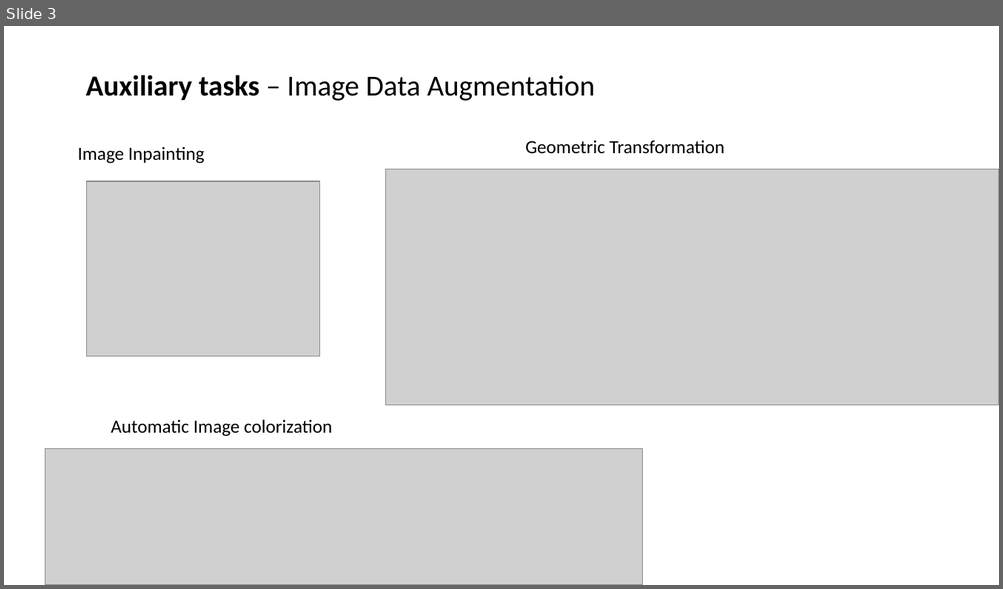
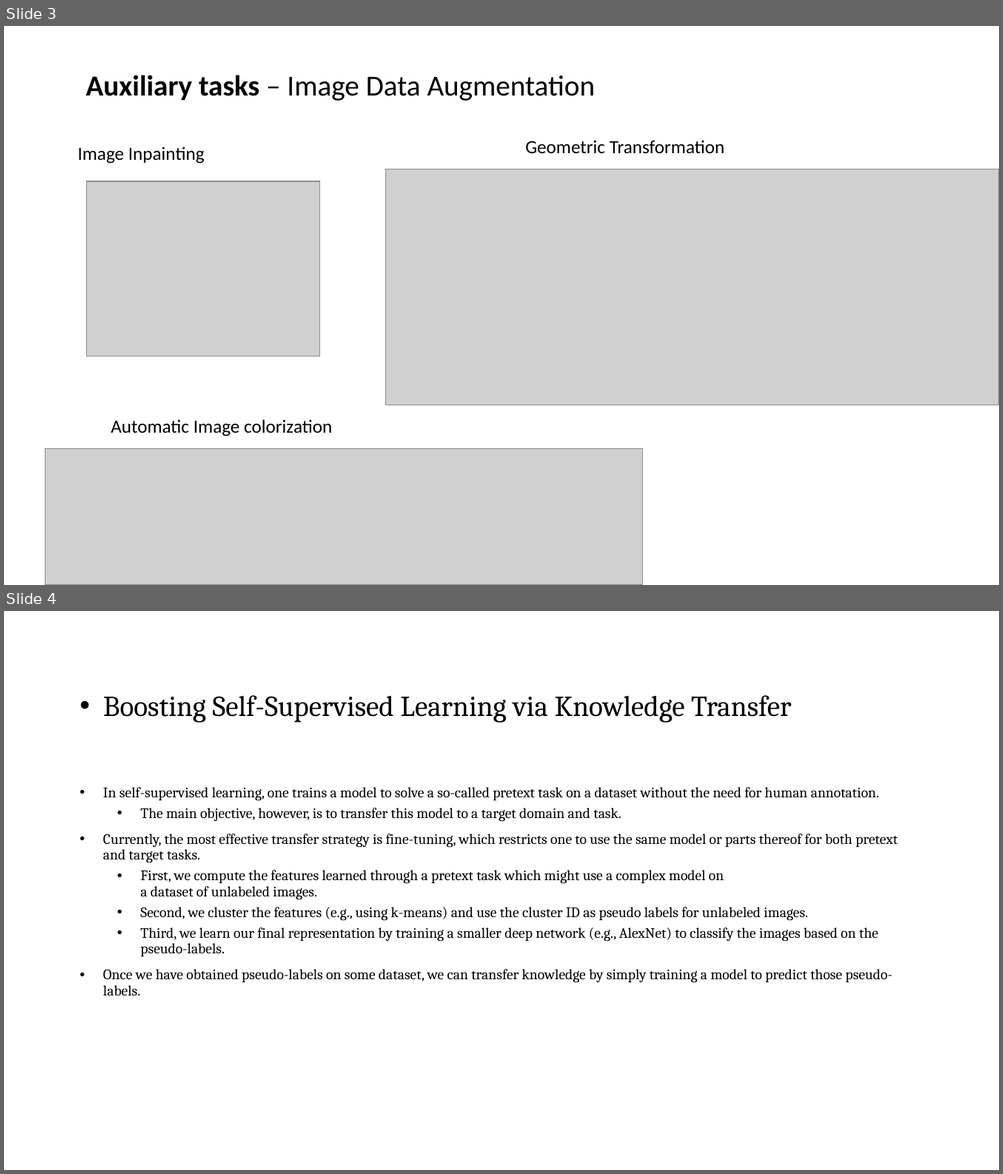
Before and after one commit to VarunBohara/Mini-Project-Documents, a slide deck: SSL1.pptx. Shown one above the other, each under a label of ours: slide 3 before the commit, slides 3 and 4 after it. The pictures are 1003x589 and 1003x1174 pixels, drawn with LibreOffice and Linux fonts; fonts in the diff are those of the drawing; grey boxes stand for pictures. Boxes give left, top, right and bottom in pixels: in the first picture for what was removed or moved away, otherwise in the second. Text is boxed around its words. In the diff, an @@ line names an element or a change of style, - is before the commit and + after.

```diff
--- a/SSL1.pptx
+++ b/SSL1.pptx
@@ slide 4 added at (4, 611, 999, 1170), background #FFFFFF @@
@@ text added at (103, 695, 897, 996), 14 pt, text #000000 @@
+• Boosting Self-Supervised Learning via Knowledge Transfer
+• In self-supervised learning, one trains a model to solve a so-called pretext task on a dataset without the need for human annotation.
+  • The main objective, however, is to transfer this model to a target domain and task.
+• Currently, the most effective transfer strategy is fine-tuning, which restricts one to use the same model or parts thereof for both pretext and target tasks.
+  • First, we compute the features learned through a pretext task which might use a complex model on
+    a dataset of unlabeled images.
+  • Second, we cluster the features (e.g., using k-means) and use the cluster ID as pseudo labels for unlabeled images.
+  • Third, we learn our final representation by training a smaller deep network (e.g., AlexNet) to classify the images based on the pseudo-labels.
+• Once we have obtained pseudo-labels on some dataset, we can transfer knowledge by simply training a model to predict those pseudo-labels.
```
Also in this commit, not shown: 1 slide changed, 1 other slide added.
